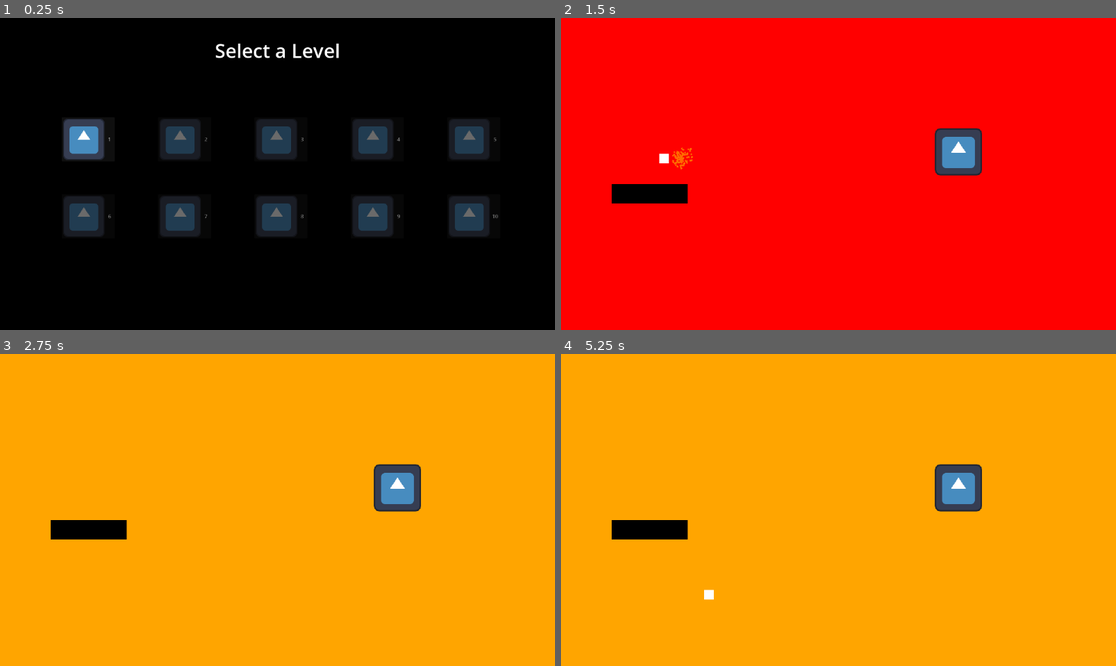
Above: before the commit, frames 1-4 (two rows, left to right).
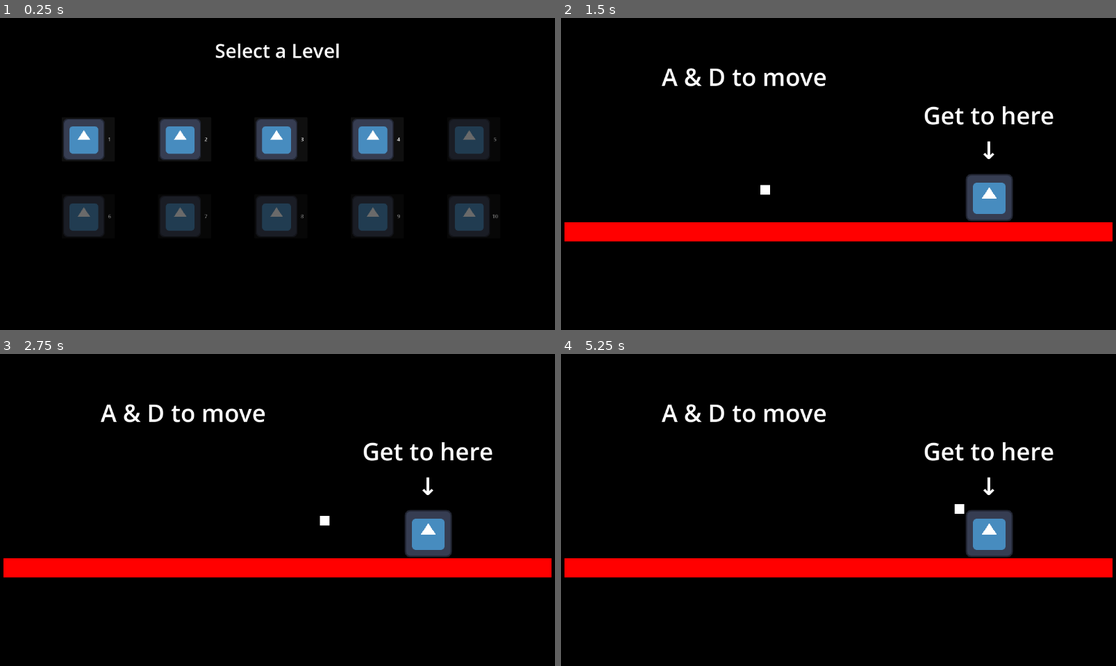
Above: after the commit, the same moments.

Repository: jhuynh314/color-hopper
Game: Godot game, scene res://LevelSelectMenu/level_select.tscn
Same seed, same stepped clock (60 frames per second), same inputs: the game is played once before the commit and once after it. The engine's default icon, where the game draws it, is replaced by a stand-in: a white triangle on a blue panel in a dark square.
Inputs (mouse positions are in pixels of both pictures, inside the frame that each line leads up to):
- Up to frame 1 (0.25 s): no input
- Up to frame 2 (1.5 s): click "1" at 0.5 s; tap Enter at 1.25 s; move the mouse to (960, 158) at 1.27 s; hold D (right) from 1.28 s (still down); tap Space (jump) at 1.35 s
- Up to frame 3 (2.75 s): keep holding D (right); tap Space (jump) at 1.52, 1.82, 2.27, 2.3, 2.57 s; move the mouse to (166, 525) at 2.02 s; click (166, 525) at 2.1 s
- Up to frame 4 (5.25 s): move the mouse to (894, 441) at 2.77 s; release D (right) at 2.78 s; hold A (left) 2.78-3.53 s; tap Space (jump) at 2.85, 3.77, 3.8, 4.07, 4.35, 4.52, 4.82 s; move the mouse to (810, 572) at 3.52 s; hold D (right) 3.53-5.03 s; click (810, 572) at 3.6 s; move the mouse to (1005, 556) at 4.27 s; move the mouse to (672, 463) at 5.02 s; hold A (left) from 5.03 s (still down); click (672, 463) at 5.1 s

The runs differ from the first frame. In frame 1, 2.9% of the frame differs, in the area x 28-73%, y 32-46%; in frame 2, 93%; in frame 3, 99%, in the area x 0-100%, y 0-100%; in frame 4, 99%.

Commit message:
feat: first 4 levels

Diff:
--- a/Background/background.gd
+++ b/Background/background.gd
@@ -28,4 +28,5 @@
 		block.updateWithBackgroundColor(color)
 
 func addColor(color: GlobalVariables.MainColors):
+	print("receiving signal")
 	colorsToChangeTo.append(color)
--- a/Background/game_area.tscn
+++ b/Background/game_area.tscn
@@ -27,3 +27,5 @@
 
 [node name="KillZone" parent="." unique_id=2092283667 instance=ExtResource("3_a0qvo")]
 position = Vector2(0, 452.73053)
+collision_layer = 0
+collision_mask = 256
--- /dev/null
+++ b/Levels/SpecialLabels/labelChange.gd
@@ -0,0 +1,12 @@
+extends Label
+
+
+# Called when the node enters the scene tree for the first time.
+func _ready() -> void:
+	var powerNodes = get_tree().get_nodes_in_group("Color Powers")
+	for powerNode in powerNodes:
+		powerNode.connect("addColor", updateText)
+
+# Called every frame. 'delta' is the elapsed time since the previous frame.
+func updateText(_color: GlobalVariables.MainColors) -> void:
+	text = "Cool, now LEFT CLICK"
--- a/Levels/level_1.tscn
+++ b/Levels/level_1.tscn
@@ -5,31 +5,41 @@
 [ext_resource type="PackedScene" uid="uid://drj0qsu6sxy7b" path="res://Player/player.tscn" id="2_syshm"]
 [ext_resource type="PackedScene" uid="uid://j82eso8di2j7" path="res://Obstacles/win_area.tscn" id="3_rfktq"]
 [ext_resource type="PackedScene" uid="uid://ds05h0dfkh10j" path="res://Obstacles/block.tscn" id="4_0urlm"]
-[ext_resource type="PackedScene" uid="uid://dk1sni1ao3nqh" path="res://Obstacles/color_power.tscn" id="6_rfktq"]
 
 [node name="Level1" type="Node2D" unique_id=268247461]
+
+[node name="Background" parent="." unique_id=1074621605 instance=ExtResource("2_rfktq")]
+myColor = 0
+colorsToChangeTo = Array[int]([])
 
 [node name="GameArea" parent="." unique_id=642274818 instance=ExtResource("1_rf6l5")]
 metadata/_edit_lock_ = true
 
-[node name="Background" parent="." unique_id=1074621605 instance=ExtResource("2_rfktq")]
-colorsToChangeTo = Array[int]([])
-
 [node name="Player" parent="." unique_id=450061752 instance=ExtResource("2_syshm")]
-position = Vector2(-402, -69)
-metadata/_edit_lock_ = true
+position = Vector2(-192, 8)
 
 [node name="WinArea" parent="." unique_id=726625097 instance=ExtResource("3_rfktq")]
-position = Vector2(249, -46)
+position = Vector2(312.99997, 48.999992)
 scale = Vector2(5, 5)
-metadata/_edit_lock_ = true
 
 [node name="Block" parent="." unique_id=1830325737 instance=ExtResource("4_0urlm")]
-position = Vector2(-392, 41)
-scale = Vector2(8, 2)
-myColor = 0
+position = Vector2(9.536743e-07, 120)
+scale = Vector2(57.440002, 2)
 
-[node name="ColorPower" parent="." unique_id=1076691979 instance=ExtResource("6_rfktq")]
-modulate = Color(1, 0.647, 0, 1)
-position = Vector2(-327, -25)
-myColor = 2
+[node name="Label" type="Label" parent="." unique_id=675826537]
+offset_left = -367.0
+offset_top = -237.0
+offset_right = -68.0
+offset_bottom = -168.0
+theme_override_font_sizes/font_size = 50
+text = "A & D to move"
+
+[node name="Label2" type="Label" parent="." unique_id=2047449442]
+offset_left = 158.0
+offset_top = -157.0
+offset_right = 467.0
+offset_bottom = -16.0
+theme_override_font_sizes/font_size = 50
+text = "Get to here
+↓"
+horizontal_alignment = 1
--- /dev/null
+++ b/Levels/level_2.tscn
@@ -0,0 +1,57 @@
+[gd_scene format=3 uid="uid://b5184tjtqymab"]
+
+[ext_resource type="PackedScene" uid="uid://biu8rq0dk0kwj" path="res://Background/background.tscn" id="1_bcgyv"]
+[ext_resource type="PackedScene" uid="uid://bgpl4q3iintul" path="res://Background/game_area.tscn" id="2_fbld2"]
+[ext_resource type="PackedScene" uid="uid://drj0qsu6sxy7b" path="res://Player/player.tscn" id="3_s275v"]
+[ext_resource type="PackedScene" uid="uid://j82eso8di2j7" path="res://Obstacles/win_area.tscn" id="4_pml6m"]
+[ext_resource type="PackedScene" uid="uid://ds05h0dfkh10j" path="res://Obstacles/block.tscn" id="5_vltsr"]
+
+[node name="Level2" type="Node2D" unique_id=268247461]
+
+[node name="Background" parent="." unique_id=1074621605 instance=ExtResource("1_bcgyv")]
+myColor = 0
+colorsToChangeTo = Array[int]([])
+
+[node name="GameArea" parent="." unique_id=642274818 instance=ExtResource("2_fbld2")]
+metadata/_edit_lock_ = true
+
+[node name="Player" parent="." unique_id=450061752 instance=ExtResource("3_s275v")]
+position = Vector2(-316, 21)
+
+[node name="WinArea" parent="." unique_id=726625097 instance=ExtResource("4_pml6m")]
+position = Vector2(366, 170)
+scale = Vector2(5, 5)
+currentLevel = 2
+
+[node name="Block" parent="." unique_id=1830325737 instance=ExtResource("5_vltsr")]
+position = Vector2(-319, 120)
+scale = Vector2(7.1600037, 2)
+
+[node name="Block2" parent="." unique_id=1332099716 instance=ExtResource("5_vltsr")]
+position = Vector2(-110.00001, 41)
+scale = Vector2(7.1600037, 2)
+
+[node name="Block3" parent="." unique_id=490975408 instance=ExtResource("5_vltsr")]
+position = Vector2(78.000015, -47)
+scale = Vector2(7.1600037, 2)
+
+[node name="Block4" parent="." unique_id=885409068 instance=ExtResource("5_vltsr")]
+position = Vector2(369, 268)
+scale = Vector2(7.1600037, 2)
+
+[node name="Label" type="Label" parent="." unique_id=1435483611]
+offset_left = -512.0
+offset_top = -274.0
+offset_right = -62.0
+offset_bottom = -205.0
+theme_override_font_sizes/font_size = 50
+text = "SPACEBAR to jump"
+
+[node name="Label2" type="Label" parent="." unique_id=939147787]
+offset_left = -235.0
+offset_top = 217.0
+offset_right = 215.0
+offset_bottom = 358.0
+theme_override_font_sizes/font_size = 50
+text = "↓ Don't Fall ↓"
+horizontal_alignment = 1
--- /dev/null
+++ b/Levels/level_3.tscn
@@ -0,0 +1,86 @@
+[gd_scene format=3 uid="uid://deea8gk17g58y"]
+
+[ext_resource type="PackedScene" uid="uid://biu8rq0dk0kwj" path="res://Background/background.tscn" id="1_padch"]
+[ext_resource type="PackedScene" uid="uid://bgpl4q3iintul" path="res://Background/game_area.tscn" id="2_uwxw1"]
+[ext_resource type="PackedScene" uid="uid://drj0qsu6sxy7b" path="res://Player/player.tscn" id="3_ay5qi"]
+[ext_resource type="PackedScene" uid="uid://j82eso8di2j7" path="res://Obstacles/win_area.tscn" id="4_fa81k"]
+[ext_resource type="PackedScene" uid="uid://ds05h0dfkh10j" path="res://Obstacles/block.tscn" id="5_ck3gp"]
+[ext_resource type="Script" uid="uid://djv6frpddqoyj" path="res://Levels/SpecialLabels/labelChange.gd" id="6_ay5qi"]
+[ext_resource type="PackedScene" uid="uid://dhd5vebd5x326" path="res://Obstacles/moving_color_power.tscn" id="7_fa81k"]
+
+[node name="Level2" type="Node2D" unique_id=268247461]
+
+[node name="Background" parent="." unique_id=1074621605 instance=ExtResource("1_padch")]
+myColor = 0
+colorsToChangeTo = Array[int]([])
+
+[node name="GameArea" parent="." unique_id=642274818 instance=ExtResource("2_uwxw1")]
+metadata/_edit_lock_ = true
+
+[node name="labels" type="Node2D" parent="." unique_id=123762541]
+
+[node name="Label" type="Label" parent="labels" unique_id=1435483611]
+offset_left = 47.0
+offset_top = -218.0
+offset_right = 515.0
+offset_bottom = -149.0
+theme_override_font_sizes/font_size = 50
+text = "Uh-oh theres a wall"
+
+[node name="Label2" type="Label" parent="labels" unique_id=939147787]
+offset_left = -621.0
+offset_top = -308.0
+offset_right = -156.0
+offset_bottom = -167.0
+theme_override_font_sizes/font_size = 30
+text = "↓ Maybe get this first"
+horizontal_alignment = 1
+script = ExtResource("6_ay5qi")
+
+[node name="Label3" type="Label" parent="labels" unique_id=390280422]
+modulate = Color(0, 0, 0, 1)
+offset_left = -259.0
+offset_top = 170.0
+offset_right = 261.0
+offset_bottom = 311.0
+theme_override_font_sizes/font_size = 50
+text = "Woah the
+background changed!"
+horizontal_alignment = 1
+vertical_alignment = 1
+
+[node name="Player" parent="." unique_id=450061752 instance=ExtResource("3_ay5qi")]
+position = Vector2(-316, 21)
+
+[node name="WinArea" parent="." unique_id=726625097 instance=ExtResource("4_fa81k")]
+position = Vector2(306.00003, 20.000015)
+scale = Vector2(5, 5)
+currentLevel = 3
+
+[node name="Block2" parent="." unique_id=1411841306 instance=ExtResource("5_ck3gp")]
+modulate = Color(0, 0, 1, 1)
+position = Vector2(1, -109)
+rotation = -1.5707964
+scale = Vector2(25.680002, 2)
+myColor = 5
+
+[node name="Block" parent="." unique_id=1830325737 instance=ExtResource("5_ck3gp")]
+position = Vector2(-3.0517578e-05, 140)
+scale = Vector2(45.040005, 2)
+
+[node name="Block3" parent="." unique_id=1968888849 instance=ExtResource("5_ck3gp")]
+position = Vector2(-495, 30)
+scale = Vector2(7.4800034, 2)
+
+[node name="Block4" parent="." unique_id=1931038351 instance=ExtResource("5_ck3gp")]
+position = Vector2(-274, -47)
+scale = Vector2(7.4800034, 2)
+
+[node name="Block5" parent="." unique_id=2145213386 instance=ExtResource("5_ck3gp")]
+position = Vector2(-495.99997, -135)
+scale = Vector2(7.4800034, 2)
+
+[node name="MovingColorPower" parent="." unique_id=311302964 instance=ExtResource("7_fa81k")]
+modulate = Color(0, 0, 1, 1)
+position = Vector2(-533, -208)
+myColor = 5
--- /dev/null
+++ b/Levels/level_4.tscn
@@ -0,0 +1,81 @@
+[gd_scene format=3 uid="uid://ctkl6h55voqo0"]
+
+[ext_resource type="PackedScene" uid="uid://biu8rq0dk0kwj" path="res://Background/background.tscn" id="1_ujo87"]
+[ext_resource type="PackedScene" uid="uid://bgpl4q3iintul" path="res://Background/game_area.tscn" id="2_hvgxt"]
+[ext_resource type="PackedScene" uid="uid://drj0qsu6sxy7b" path="res://Player/player.tscn" id="3_waaef"]
+[ext_resource type="PackedScene" uid="uid://j82eso8di2j7" path="res://Obstacles/win_area.tscn" id="4_fqog2"]
+[ext_resource type="PackedScene" uid="uid://ds05h0dfkh10j" path="res://Obstacles/block.tscn" id="5_ben3k"]
+[ext_resource type="PackedScene" uid="uid://dhd5vebd5x326" path="res://Obstacles/moving_color_power.tscn" id="6_hvgxt"]
+
+[node name="Level1" type="Node2D" unique_id=268247461]
+
+[node name="Background" parent="." unique_id=1074621605 instance=ExtResource("1_ujo87")]
+myColor = 5
+colorsToChangeTo = Array[int]([])
+
+[node name="GameArea" parent="." unique_id=642274818 instance=ExtResource("2_hvgxt")]
+metadata/_edit_lock_ = true
+
+[node name="Player" parent="." unique_id=450061752 instance=ExtResource("3_waaef")]
+position = Vector2(-516, 129)
+
+[node name="WinArea" parent="." unique_id=726625097 instance=ExtResource("4_fqog2")]
+position = Vector2(483, -126)
+scale = Vector2(5, 5)
+currentLevel = 4
+
+[node name="Block" parent="." unique_id=1830325737 instance=ExtResource("5_ben3k")]
+position = Vector2(-486, 196)
+scale = Vector2(8.200001, 2)
+myColor = 0
+
+[node name="Block2" parent="." unique_id=606426663 instance=ExtResource("5_ben3k")]
+modulate = Color(0, 0, 1, 1)
+position = Vector2(-244, 196)
+scale = Vector2(8.200001, 2)
+myColor = 5
+
+[node name="Block3" parent="." unique_id=75427165 instance=ExtResource("5_ben3k")]
+modulate = Color(1, 0, 0, 1)
+position = Vector2(0, 196)
+scale = Vector2(8.200001, 2)
+
+[node name="Block4" parent="." unique_id=1983499785 instance=ExtResource("5_ben3k")]
+modulate = Color(0, 0, 1, 1)
+position = Vector2(239, 196)
+scale = Vector2(8.200001, 2)
+myColor = 5
+
+[node name="Block5" parent="." unique_id=287696668 instance=ExtResource("5_ben3k")]
+modulate = Color(1, 0, 0, 1)
+position = Vector2(487, 196)
+scale = Vector2(8.200001, 2)
+
+[node name="Block6" parent="." unique_id=1880751813 instance=ExtResource("5_ben3k")]
+modulate = Color(0, 0, 1, 1)
+position = Vector2(487, 100)
+scale = Vector2(8.200001, 2)
+myColor = 5
+
+[node name="Block7" parent="." unique_id=1306711904 instance=ExtResource("5_ben3k")]
+modulate = Color(1, 0, 0, 1)
+position = Vector2(487, 4)
+scale = Vector2(8.200001, 2)
+
+[node name="Label" type="Label" parent="." unique_id=675826537]
+offset_left = -367.0
+offset_top = -237.0
+offset_right = -68.0
+offset_bottom = -168.0
+theme_override_font_sizes/font_size = 50
+text = "A & D to move"
+
+[node name="MovingColorPower" parent="." unique_id=311302964 instance=ExtResource("6_hvgxt")]
+modulate = Color(1, 0, 0, 1)
+position = Vector2(-437, 136)
+myColor = 1
+
+[node name="MovingColorPower2" parent="." unique_id=1838817636 instance=ExtResource("6_hvgxt")]
+modulate = Color(0, 0, 1, 1)
+position = Vector2(-516, 161)
+myColor = 5
--- a/Obstacles/color_power.gd
+++ /dev/null
@@ -1,13 +0,0 @@
-extends Area2D
-
-@export var myColor: GlobalVariables.MainColors = GlobalVariables.MainColors.BLACK
-signal addColor(color: GlobalVariables.MainColors)
-
-func _ready() -> void:
-	$CPUParticles2D.color = GlobalVariables.colorToColorDictionary[myColor]
-
-
-func _on_body_entered(_body: Node2D) -> void:
-	# Emit signal for background to update and then remove color power
-	emit_signal("addColor", myColor)
-	queue_free()
--- a/Obstacles/color_power.tscn
+++ /dev/null
@@ -1,29 +0,0 @@
-[gd_scene format=3 uid="uid://dk1sni1ao3nqh"]
-
-[ext_resource type="Script" uid="uid://cutbaf6q5djlt" path="res://Obstacles/color_power.gd" id="1_5y8hx"]
-
-[sub_resource type="CircleShape2D" id="CircleShape2D_css0x"]
-
-[node name="ColorPower" type="Area2D" unique_id=1076691979 groups=["Color Powers"]]
-scale = Vector2(2, 2)
-script = ExtResource("1_5y8hx")
-
-[node name="CollisionShape2D" type="CollisionShape2D" parent="." unique_id=1912435133]
-shape = SubResource("CircleShape2D_css0x")
-
-[node name="CPUParticles2D" type="CPUParticles2D" parent="." unique_id=2066178683]
-amount = 100
-lifetime = 1.5
-preprocess = 1.5
-randomness = 1.0
-emission_shape = 1
-emission_sphere_radius = 10.0
-direction = Vector2(0, -1)
-gravity = Vector2(0, -6)
-initial_velocity_min = 5.0
-initial_velocity_max = 5.0
-angular_velocity_max = 302.77
-scale_amount_min = 3.0
-scale_amount_max = 4.0
-
-[connection signal="body_entered" from="." to="." method="_on_body_entered"]
--- /dev/null
+++ b/Obstacles/moving_color_power.gd
@@ -0,0 +1,19 @@
+extends RigidBody2D
+
+@export var myColor: GlobalVariables.MainColors = GlobalVariables.MainColors.BLACK
+signal addColor(color: GlobalVariables.MainColors)
+
+# Called when the node enters the scene tree for the first time.
+func _ready() -> void:
+	updateColor()
+
+func updateColor():
+	$Area2D/CPUParticles2D2.color = GlobalVariables.colorToColorDictionary[myColor]
+
+func _on_area_2d_body_entered(body: Node2D) -> void:
+	# Emit signal for background to update and then remove color power
+	print(body)
+	if body is Player:
+		print("emmitting signal")
+		emit_signal("addColor", myColor)
+		queue_free()
--- /dev/null
+++ b/Obstacles/moving_color_power.tscn
@@ -0,0 +1,43 @@
+[gd_scene format=3 uid="uid://dhd5vebd5x326"]
+
+[ext_resource type="Script" uid="uid://b1sko7vvht6f7" path="res://Obstacles/moving_color_power.gd" id="1_rm0pl"]
+
+[sub_resource type="CircleShape2D" id="CircleShape2D_rm0pl"]
+
+[sub_resource type="CircleShape2D" id="CircleShape2D_661y2"]
+
+[node name="MovingColorPower" type="RigidBody2D" unique_id=311302964 groups=["Color Powers"]]
+collision_layer = 0
+collision_mask = 511
+script = ExtResource("1_rm0pl")
+
+[node name="CollisionShape2D" type="CollisionShape2D" parent="." unique_id=819865721]
+scale = Vector2(0.5, 0.5)
+shape = SubResource("CircleShape2D_rm0pl")
+
+[node name="Area2D" type="Area2D" parent="." unique_id=1278457321]
+collision_layer = 0
+collision_mask = 256
+
+[node name="CollisionShape2D2" type="CollisionShape2D" parent="Area2D" unique_id=167140799]
+scale = Vector2(2, 2)
+shape = SubResource("CircleShape2D_661y2")
+
+[node name="CPUParticles2D2" type="CPUParticles2D" parent="Area2D" unique_id=338656597]
+position = Vector2(0, -7)
+scale = Vector2(2, 2)
+amount = 100
+lifetime = 0.5
+preprocess = 1.5
+randomness = 1.0
+emission_shape = 1
+emission_sphere_radius = 10.0
+direction = Vector2(0, -1)
+gravity = Vector2(0, -6)
+initial_velocity_min = 5.0
+initial_velocity_max = 5.0
+angular_velocity_max = 302.77
+scale_amount_min = 3.0
+scale_amount_max = 4.0
+
+[connection signal="body_entered" from="Area2D" to="." method="_on_area_2d_body_entered"]
--- a/Obstacles/win_area.tscn
+++ b/Obstacles/win_area.tscn
@@ -6,6 +6,8 @@
 [sub_resource type="RectangleShape2D" id="RectangleShape2D_321ih"]
 
 [node name="WinArea" type="Area2D" unique_id=726625097]
+collision_layer = 0
+collision_mask = 256
 script = ExtResource("1_321ih")
 
 [node name="Sprite2D" type="Sprite2D" parent="." unique_id=1036675680]
--- a/Player/global.gd
+++ b/Player/global.gd
@@ -25,9 +25,9 @@
 
 var levelsUnlockedDictionary: Dictionary = {
 	1: true,
-	2: false,
-	3: false,
-	4: false,
+	2: true,
+	3: true,
+	4: true,
 	5: false,
 	6: false,
 	7: false,
@@ -50,5 +50,8 @@
 }
 
 var levelToSceneDictionary: Dictionary = {
-	1: "res://Levels/level_1.tscn"
+	1: "res://Levels/level_1.tscn",
+	2: "res://Levels/level_2.tscn",
+	3: "res://Levels/level_3.tscn",
+	4: "res://Levels/level_4.tscn",
 }
--- a/Player/player.gd
+++ b/Player/player.gd
@@ -1,8 +1,8 @@
-extends CharacterBody2D
+class_name Player extends CharacterBody2D
 
 var direction_x: float
 var speed: int = 200
-var jumpStrength: int = 400
+var jumpStrength: int = 500
 
 
 func _physics_process(delta: float) -> void:
--- a/Player/player.tscn
+++ b/Player/player.tscn
@@ -7,7 +7,8 @@
 
 [node name="Player" type="CharacterBody2D" unique_id=450061752]
 z_index = 2
-collision_mask = 255
+collision_layer = 256
+collision_mask = 511
 script = ExtResource("1_4ntmi")
 
 [node name="CollisionShape2D" type="CollisionShape2D" parent="." unique_id=345880598]
--- a/project.godot
+++ b/project.godot
@@ -52,6 +52,7 @@
 2d_physics/layer_6="Blue"
 2d_physics/layer_7="Indigo"
 2d_physics/layer_8="Violet"
+2d_physics/layer_9="White"
 
 [physics]
 
Not shown, added: Levels/SpecialLabels/labelChange.gd.uid
Not shown, removed: Obstacles/color_power.gd.uid
Not shown, added: Obstacles/moving_color_power.gd.uid
